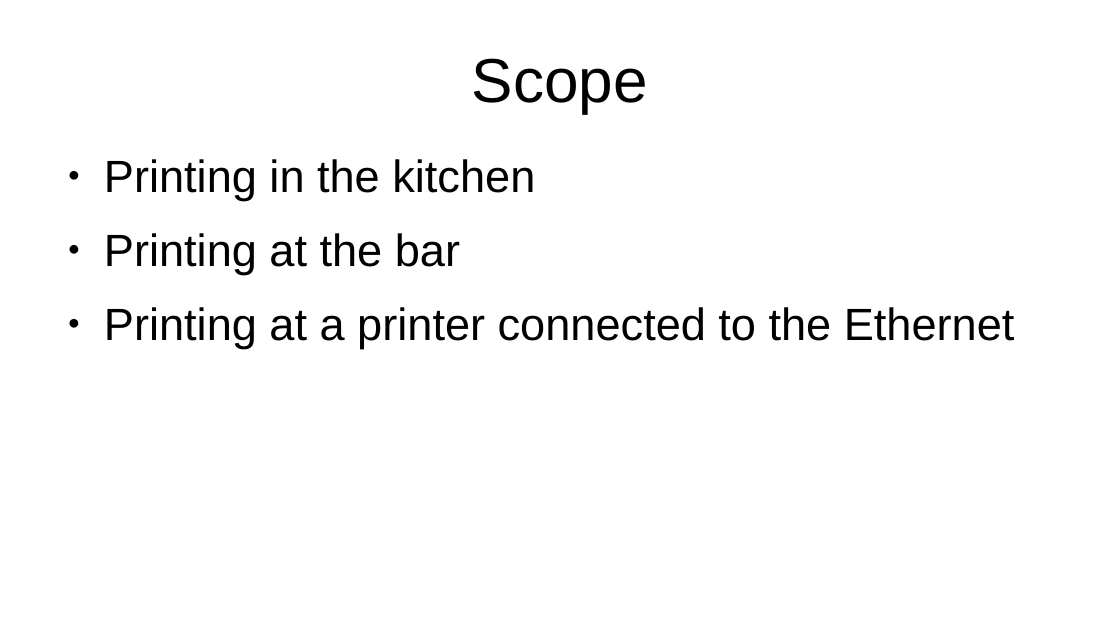
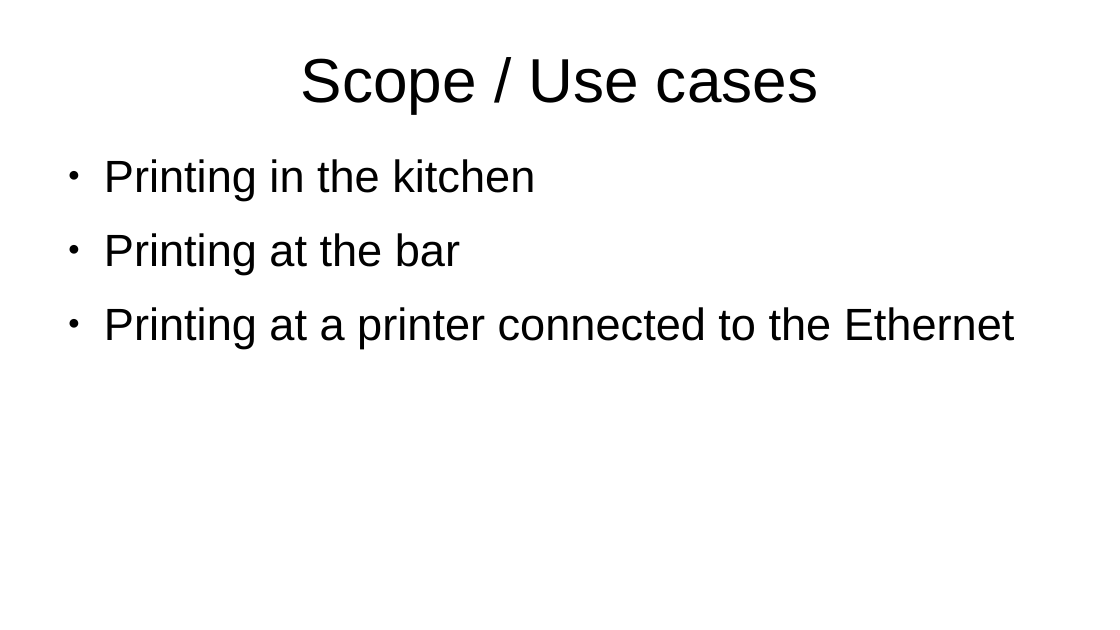
Before and after one commit to GregorGT/GastroManager, a slide deck: slide 2 of Documentation/printing_spec.odp. Drawn at 1120x630 pixels with LibreOffice and Linux fonts; fonts in the diff are those of the drawing. Boxes give left, top, right and bottom in pixels: in the first picture for what was removed or moved away, otherwise in the second. Text is boxed around its words. In the diff, an @@ line names an element or a change of style, - is before the commit and + after.

```diff
--- a/Documentation/printing_spec.odp
+++ b/Documentation/printing_spec.odp
@@ title at (301, 58, 818, 113): text changed @@
-Scope
+Scope / Use cases
```
Also in this commit, not shown: 1 other slide changed, 1 slide added.
